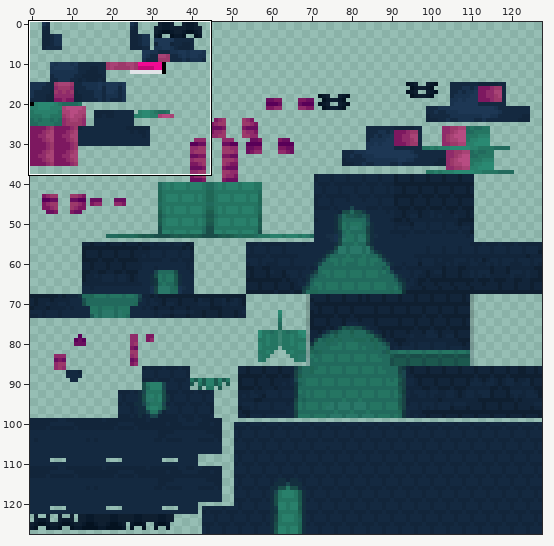
Two states of a sprite sheet, assets/cobblemon/textures/pokemon/0635_hydreigon/hydreigon_twilight.png. Above: a wide view before the commit, with the close-up outlined.
Close-up. Before:
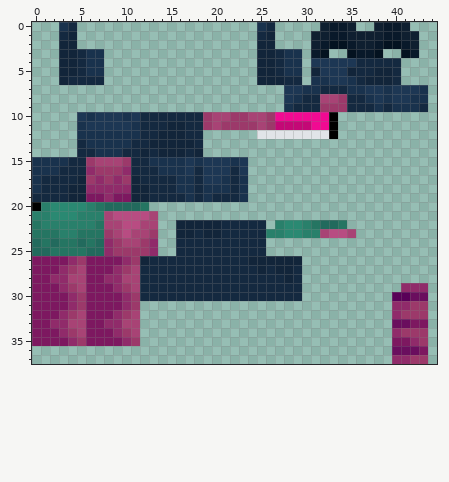
The file is 128x128 pixels. Colours within 5 levels of each other are drawn and written as one. Shown: x 0..44, y 0..37. The commit also changed other parts of the picture, which this record leaves out.
The result:
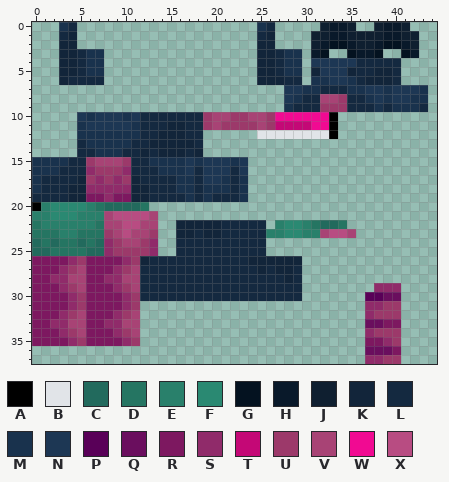
Palette (. is transparent): A #000000  B #e1e4e8  C #226a5d  D #257562  E #29806b  F #2a8972  G #041220  H #09192a  J #0f1f30  K #12253a  L #142940  M #19324d  N #1d3754  P #590058  Q #6a0e5e  R #7d1860  S #902b6a  T #c40876  U #9c396a  V #a84375  W #f10a92  X #b84c82
Changes in this commit:
The author put colour P in row 30 at x 37 to 38.
The author put colour Q in row 30 at x 39; in row 33 at x 37 to 38; in row 36 at x 37 to 39.
Colour P becomes colour Q in row 30 at x 40.
The author put colour R in row 33 at x 39; in row 35 at x 37 to 38.
Colour Q becomes colour R in row 33 at x 40; in row 36 at x 40.
The author put colour S in row 29 at x 38 to 40; in row 31 at x 37 to 38; in row 32 at x 37; in row 34 at x 37; in row 35 at x 39; in row 37 at x 37 to 38.
The author put colour U in row 31 at x 39; in row 32 at x 38 to 39; in row 34 at x 38 to 39; in row 37 at x 39.
Colour R becomes colour U in row 35 at x 40.
Colour S becomes colour U in rows 31 to 32 at x 40; in row 34 at x 40; in row 37 at x 40.
Colour P is removed in row 30 at x 41.
Colour Q is removed in row 30 at x 42 to 43; in row 33 at x 41; in row 36 at x 41 to 42.
Colour R is removed in row 33 at x 42 to 43; in row 35 at x 41; in row 36 at x 43.
Colour S is removed in row 29 at x 41 to 43; in row 31 at x 41; in row 35 at x 42; in row 37 at x 41.
Colour U is removed in row 31 at x 42 to 43; in row 32 at x 41 to 43; in row 34 at x 41 to 43; in row 35 at x 43; in row 37 at x 42 to 43.
Changed places in both close-ups, as pixel boxes (x1, y1, x2, y2):
changed: (365, 283, 428, 364)
